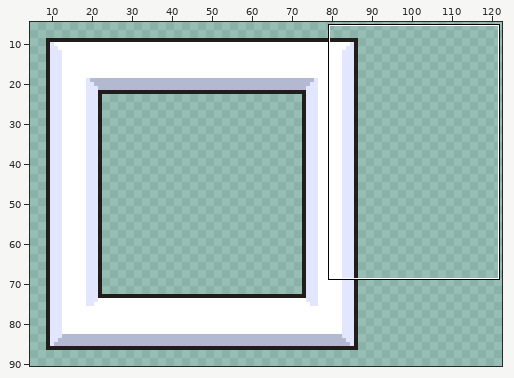
One commit to this pixel-art file: data/image/wire.aseprite. Above, an overview of the earlier version with the close-up marked.
Close-up. Before the commit:
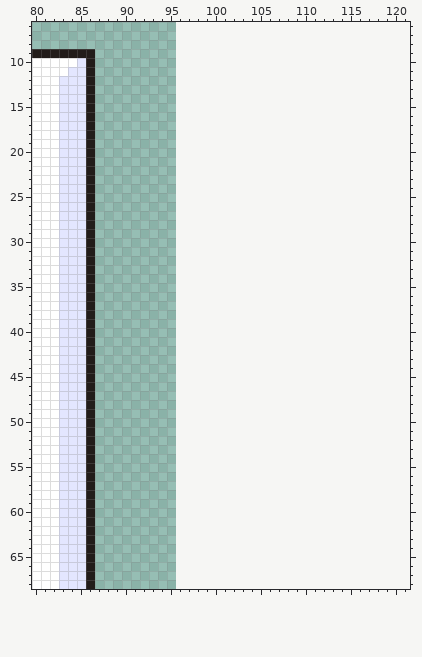
96x96 pixels, 1 frame. Shown: x 80..121, y 6..68. The old version is drawn lined up with the new one, on the new canvas. The wide view leaves out empty margins. The commit also changed other parts of the picture, which this record leaves out.
The result:
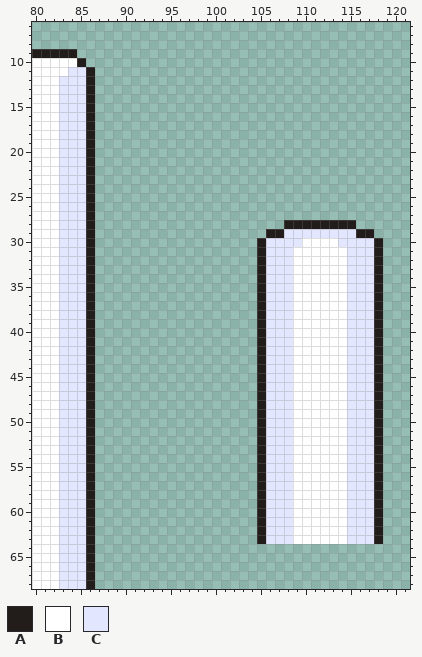
Palette (. is transparent): A #221c1a  B #ffffff  C #e3e6ff
Edits made:
canvas 96x96 -> 128x96
y 9: x 85..86 AA -> ..
y 10: x 85..86 CA -> A.
y 28: x 108..115 ........ -> AAAAAAAA
y 29: x 106..117 ............ -> AACCCCCCCCAA
y 30: x 105..118 .............. -> ACCCCBBBBCCCCA
y 31..63: x 105..118 .............. -> ACCCBBBBBBCCCA
Where, in picture pixels (left, top, right, bottom), the same in both close-ups:
changed: (77, 49, 95, 67)
added: (257, 220, 383, 544)
